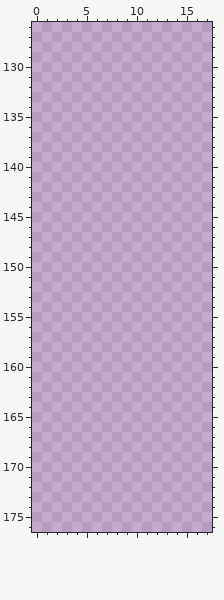
Pixel-art file, stored at res/aseprite/ideas.aseprite. Above: the version before the commit.
256x256 pixels, 1 frame. Shown: x 0..17, y 126..176. The commit also changed other parts of the picture, which this record leaves out.
Palette (. is transparent): 
Now the later version:
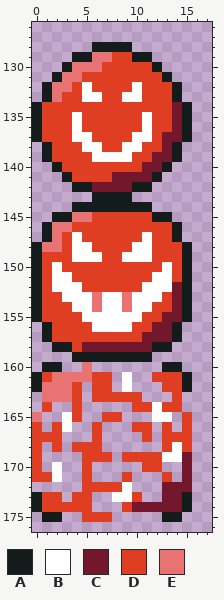
Colours new in this view: A #141b1b  B #ffffff  C #73172d  D #df3e23  E #e97373
Edits made:
Changed rows in their new state; - is an unchanged pixel.
first column x 0:
128 ------AAAA------
129 ----AAEEDDAA----
130 ---AEEEDDDDDA---
131 --AEEDDDDDDDDA--
132 -AEEDBDDDDBDDDA-
133 -AEDDBBDDBBDDDA-
134 ADDDDDDDDDDDDDCA
135 ADDDBDDDDDDBDDCA
136 ADDDBDDDDDDBDDCA
137 ADDDBBDDDDBBDCCA
138 -ADDDBBDDBBDDCA-
139 -ADDDDBBBBDDCCA-
140 --ADDDDDDDDCCA--
141 ---ADDDDCCCCA---
142 ----AACCCCAA----
143 ------AAAA------
144 ----AAAAAAAA----
145 --AAEEDDDDDDAA--
146 -AEEDDDDDDDDDDA-
147 -AEDBDDDDDDBDDA-
148 AEEDBBDDDDBBDDDA
149 ADDDBBBDDBBBDDDA
150 ADBDDDDDDDDDDBDA
151 ADBBDDDDDDDDBBDA
152 ADBBBDDDDDDBBBCA
153 ADDBBBEBBEBBBDCA
154 ADDDBBEBBEBBDDCA
155 ADDDDBBBBBBDDCCA
156 -ADDDDBBBBDDCCA-
157 -ADDDDDDDDDCCCA-
158 --AADCCCCCCCAA--
159 ----AAAAAAAA----
160 -AA--E-------AA-
161 ADEEEEDD-B--DDDA
162 AEEED-DD-B---DDA
163 -EEED-DDDDD---D-
164 -D--D-----DDBDD-
165 E--BD--DD---BB-D
166 D-DB--D---DD-D-D
167 DDD---D----D-DDD
168 D-D-DDD------DBD
169 D----DDD-DDDDBBC
170 D-B--D-----DD--C
171 DDB--D---D---D-C
172 -----DDDDB---CCC
173 ADD-DD--BBD--CCA
174 ADDDDD---DCCCCCA
175 -AA--DDD-----AA-
Boxes around the changes in both pictures, in picture pixels (x1, y1, x2, y2):
added: (32, 42, 192, 522)
